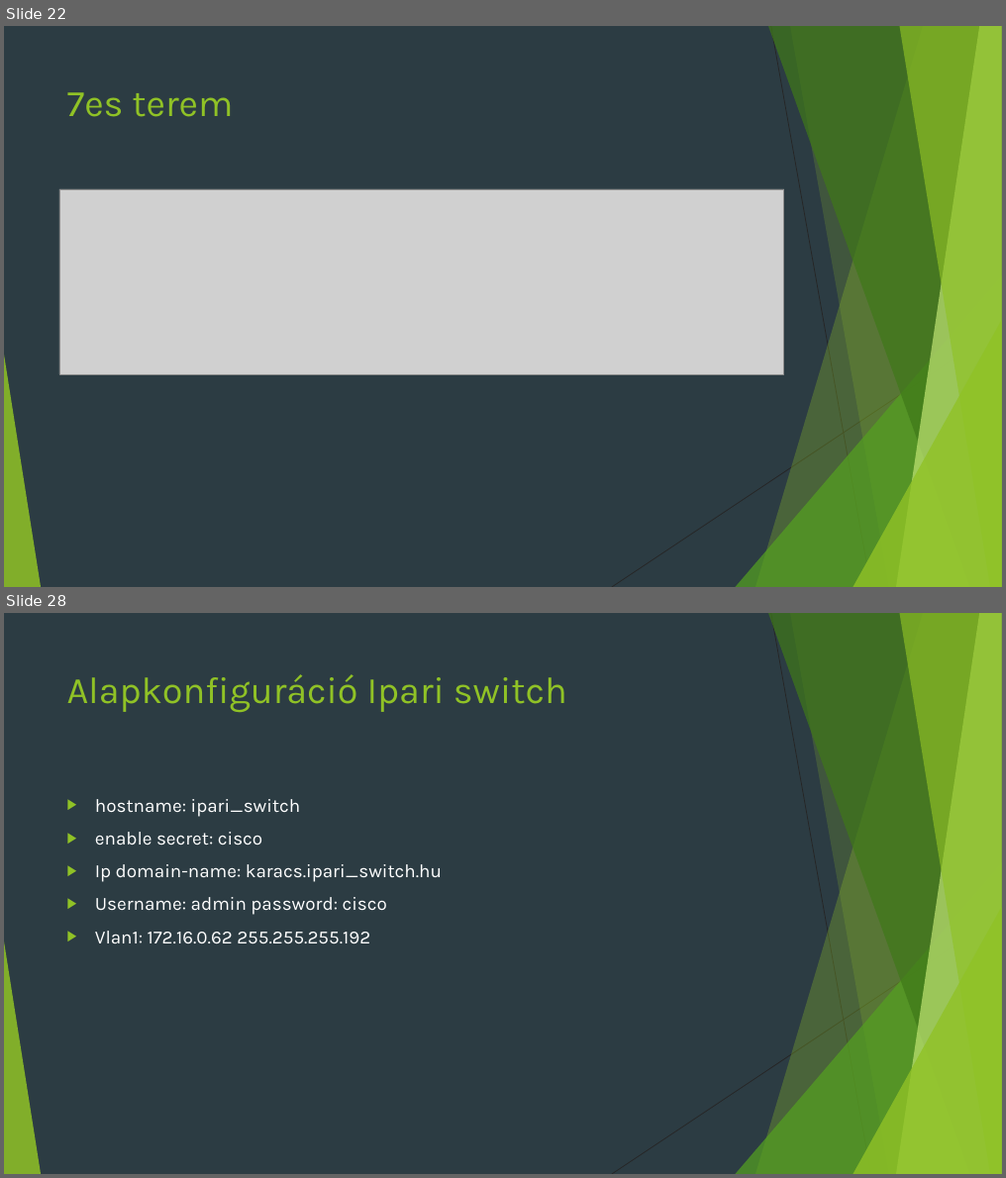
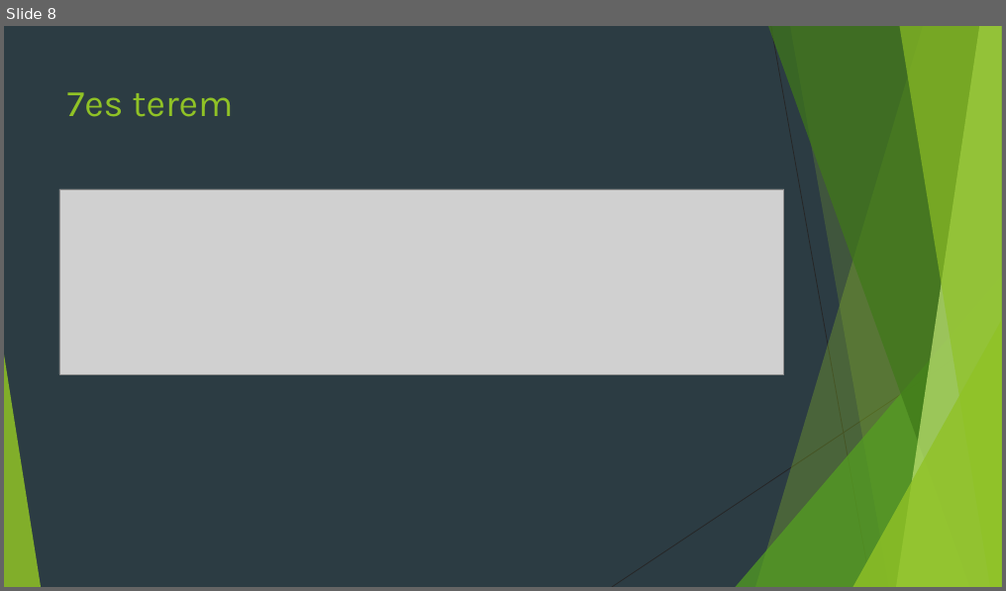
Before and after one commit to Sprint2sport2/projekt, a slide deck: Projekt Feladat (1).pptx. Shown one above the other, each under a label of ours: slides 22 and 28 before the commit, slide 8 after it; the slides between them are not shown. The pictures are 1006x1178 and 1006x591 pixels, drawn with LibreOffice and Linux fonts; fonts in the diff are those of the drawing; grey boxes stand for pictures. Boxes give left, top, right and bottom in pixels: in the first picture for what was removed or moved away, otherwise in the second. Text is boxed around its words. In the diff, an @@ line names an element or a change of style, - is before the commit and + after.

```diff
--- a/Projekt Feladat (1).pptx
+++ b/Projekt Feladat (1).pptx
@@ slide 28 removed at <box>4,613,1002,1174</box>, background #2C3C43; not listed: 10 template elements that a slide beside it also shows @@
@@ title removed at <box>67,674,567,712</box> @@
-Alapkonfiguráció Ipari switch
@@ text removed at <box>95,799,442,945</box> @@
-▶ hostname: ipari_switch
-▶ enable secret: cisco
-▶ Ip domain-name: karacs.ipari_switch.hu
-▶ Username: admin password: cisco
-▶ Vlan1: 172.16.0.62 255.255.255.192
@@ what was slide 22 is now slide 8 @@
```
Also in this commit, not shown: 10 slides changed, 2 slides added, 21 other slides removed.
